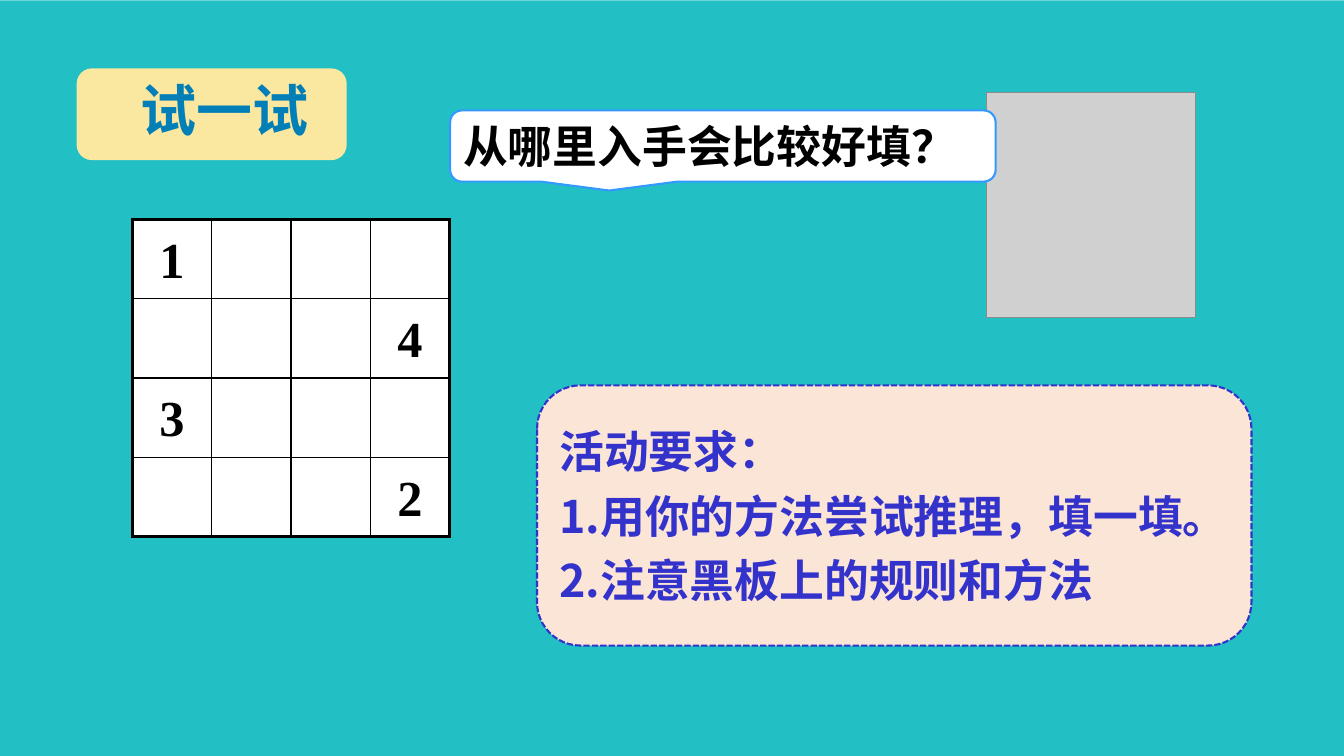
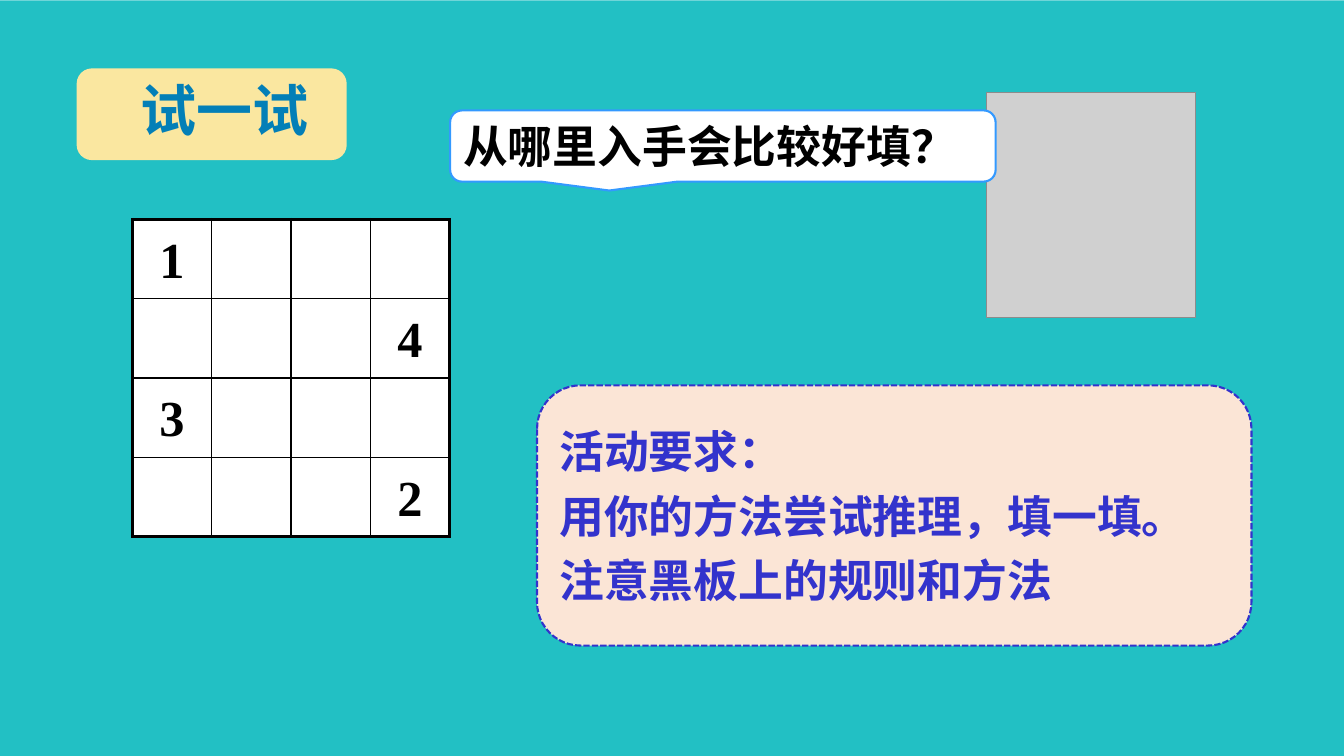
Before and after one commit to Camellia895/Camellia895.github.io, a slide deck: slide 5 of docs/教学/实习/汇报课-二年级下-数独游戏/数独游戏.pptx. Drawn at 1344x756 pixels with LibreOffice and Linux fonts; fonts in the diff are those of the drawing; grey boxes stand for pictures; background and template pictures are left out. Boxes give left, top, right and bottom in pixels: in the first picture for what was removed or moved away, otherwise in the second. Text is boxed around its words. In the diff, an @@ line names an element or a change of style, - is before the commit and + after.

```diff
--- a/docs/教学/实习/汇报课-二年级下-数独游戏/数独游戏.pptx
+++ b/docs/教学/实习/汇报课-二年级下-数独游戏/数独游戏.pptx
@@ text at bbox=[559, 494, 1186, 601]: text changed @@
-1.用你的方法尝试推理，填一填。
-2.注意黑板上的规则和方法
+用你的方法尝试推理，填一填。
+注意黑板上的规则和方法
```
Also in this commit, not shown: 4 other slides changed, 12 other files.
